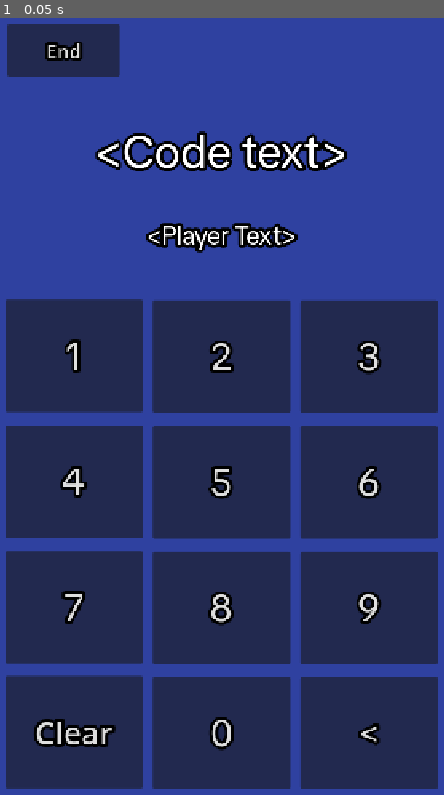
Above: before the commit, frame 1.
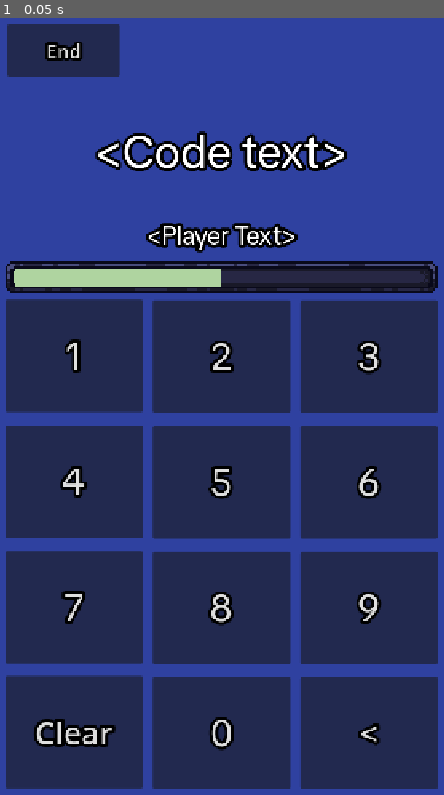
Above: after the commit, the same moment.

Repository: Nano95/project_RUNES
Game: Godot game, scene res://Scenes/FocusChamber.tscn
Two runs of this game, one before a commit and one after it. Both use one fixed random seed, a clock stepped at 60 frames per second and the inputs below. This scene is started directly instead of the project's main scene.
Inputs:
- Up to frame 1 (0.05 s): no input

The runs differ from the first frame. In frame 1, 4.0% of the frame differs, in the area x 1-99%, y 31-36%.

Commit message:
UI Setup

Diff:
--- a/Scenes/FocusChamber.tscn
+++ b/Scenes/FocusChamber.tscn
@@ -2,8 +2,10 @@
 
 [ext_resource type="Script" uid="uid://cmjk58xlrisyn" path="res://Scripts/FocusChamber.gd" id="1_dy3kc"]
 [ext_resource type="FontFile" uid="uid://dkwdv1gjlxyfy" path="res://TikTokSans_24pt-Regular.ttf" id="2_am8t8"]
-
-[node name="FocusChamber" type="Control" unique_id=529604282 node_paths=PackedStringArray("number_pad")]
+[ext_resource type="Texture2D" uid="uid://cdgpbw5ju3g7e" path="res://Sprites/UI/ProgressBar_Outline_Theme.png" id="3_x40oh"]
+[ext_resource type="Texture2D" uid="uid://bn721tr8i7xny" path="res://Sprites/UI/ProgressBar_Progress_Theme.png" id="4_ll06d"]
+
+[node name="FocusChamber" type="Control" unique_id=529604282 node_paths=PackedStringArray("number_pad", "code_label", "player_label", "timer_progress_bar")]
 layout_mode = 3
 anchors_preset = 15
 anchor_right = 1.0
@@ -12,6 +14,9 @@
 grow_vertical = 2
 script = ExtResource("1_dy3kc")
 number_pad = NodePath("NumPad")
+code_label = NodePath("TopArea/UI/CodeText")
+player_label = NodePath("TopArea/UI/PlayerInput")
+timer_progress_bar = NodePath("TopArea/UI/TextureProgressBar")
 
 [node name="TopArea" type="Control" parent="." unique_id=1051695209]
 layout_mode = 1
@@ -84,6 +89,19 @@
 horizontal_alignment = 1
 vertical_alignment = 1
 
+[node name="TextureProgressBar" type="TextureProgressBar" parent="TopArea/UI" unique_id=1060750290]
+layout_mode = 0
+offset_left = -2.0
+offset_top = 277.0
+offset_right = 690.0
+offset_bottom = 329.0
+max_value = 1000.0
+value = 500.0
+texture_under = ExtResource("3_x40oh")
+texture_progress = ExtResource("4_ll06d")
+texture_progress_offset = Vector2(12, 0)
+tint_progress = Color(0.6864613, 0.83203125, 0.62727356, 1)
+
 [node name="NumPad" type="Control" parent="." unique_id=2010050791]
 layout_mode = 1
 anchors_preset = 8
--- a/Scripts/FocusChamber.gd
+++ b/Scripts/FocusChamber.gd
@@ -2,6 +2,10 @@
 class_name FocusChamber
 
 @export var number_pad:Control
+@export var code_label:Label
+@export var player_label:Label
+@export var timer_progress_bar:TextureProgressBar
+@export var player_input:String = "" # What the player types
 
 func connect_number_pad() -> void:
 	# Loop through all Button children of this Control node
Binary file added: Sprites/UI/ProgressBar_Outline_Theme.png
Binary file added: Sprites/UI/ProgressBar_Progress_Theme.png
